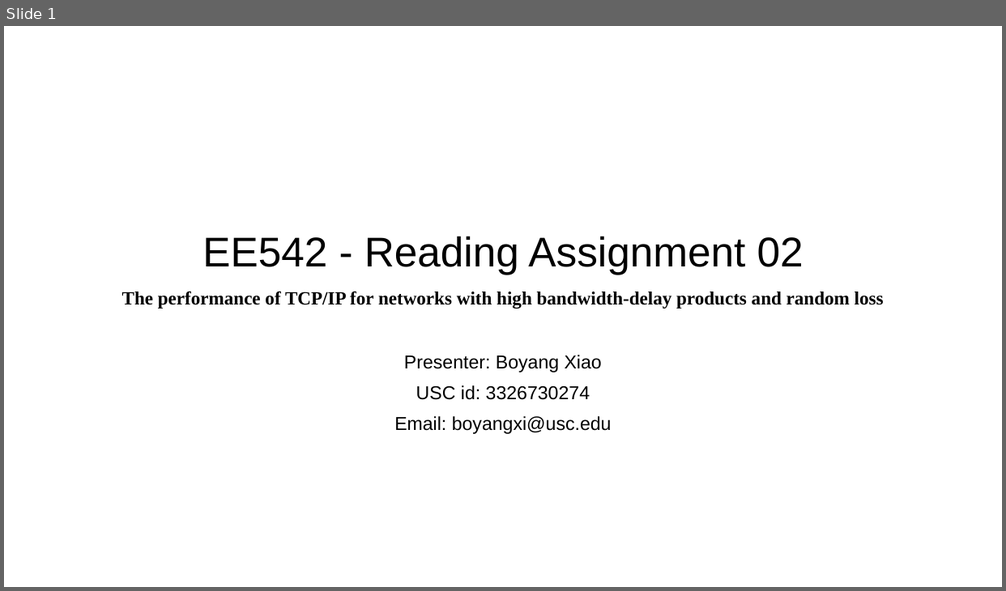
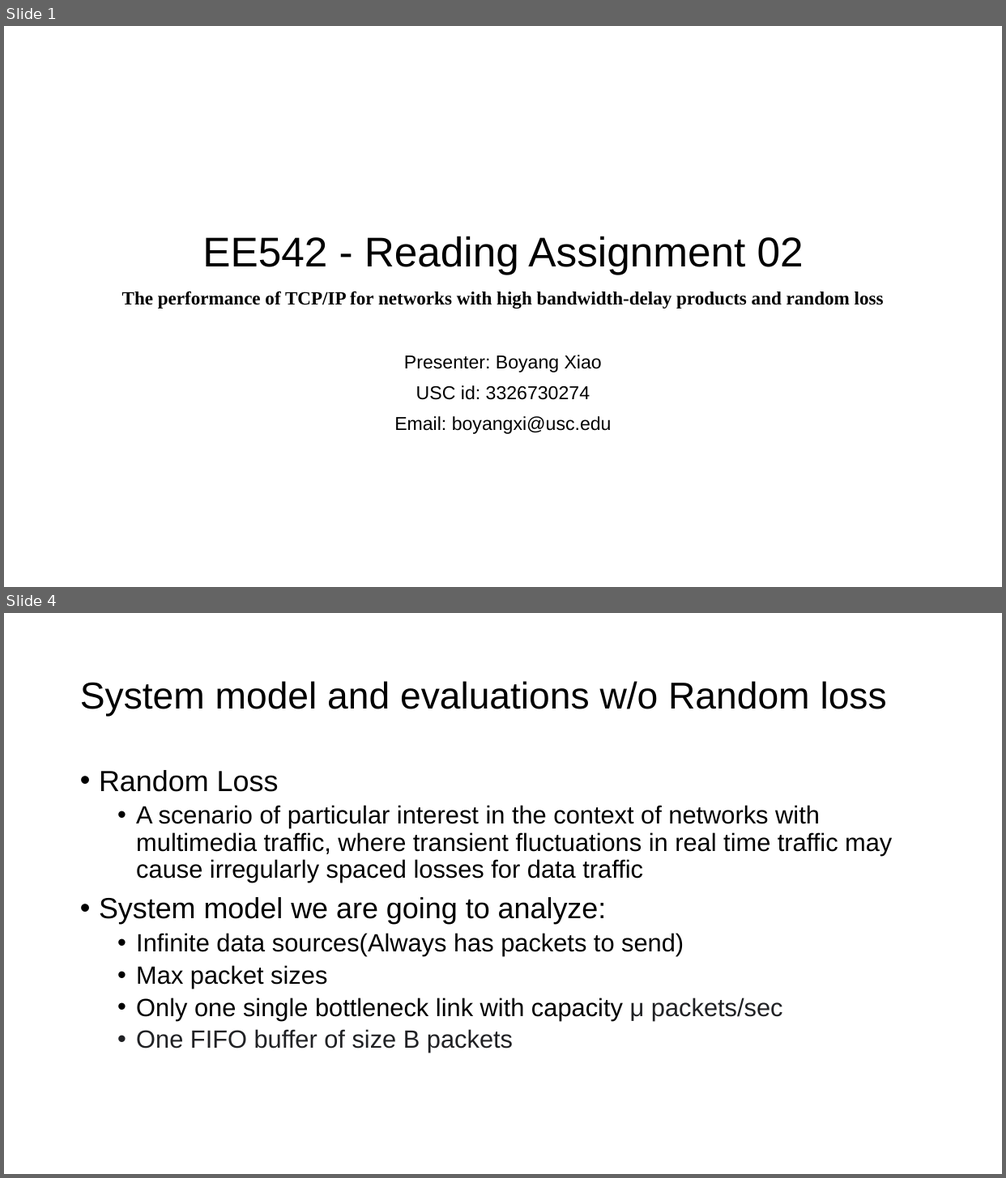
Before and after one commit to SeanXiaoby/ee542_projects, a slide deck: Reading Assignments/02/Reading-02-Boyang Xiao.pptx. Shown one above the other, each under a label of ours: slide 1 before the commit, slides 1 and 4 after it; the slides between them are not shown. The pictures are 1006x591 and 1006x1178 pixels, drawn with LibreOffice and Linux fonts; fonts in the diff are those of the drawing. Boxes give left, top, right and bottom in pixels: in the first picture for what was removed or moved away, otherwise in the second. Text is boxed around its words. In the diff, an @@ line names an element or a change of style, - is before the commit and + after.

```diff
--- a/Reading Assignments/02/Reading-02-Boyang Xiao.pptx
+++ b/Reading Assignments/02/Reading-02-Boyang Xiao.pptx
@@ slide 4 added at (4,613,1002,1174), background #FFFFFF @@
@@ title added at (80,681,887,717), 36 pt, text #000000 @@
+System model and evaluations w/o Random loss
@@ text added at (99,770,892,1053), 24 pt, text #000000 @@
+• Random Loss
+  • A scenario of particular interest in the context of networks with multimedia traffic, where transient fluctuations in real time traffic may cause irregularly spaced losses for data traffic
+• System model we are going to analyze:
+  • Infinite data sources(Always has packets to send)
+  • Max packet sizes
+  • Only one single bottleneck link with capacity μ packets/sec
+  • One FIFO buffer of size B packets
```
Also in this commit, not shown: 1 slide changed, 6 other slides added, 1 slide removed.
